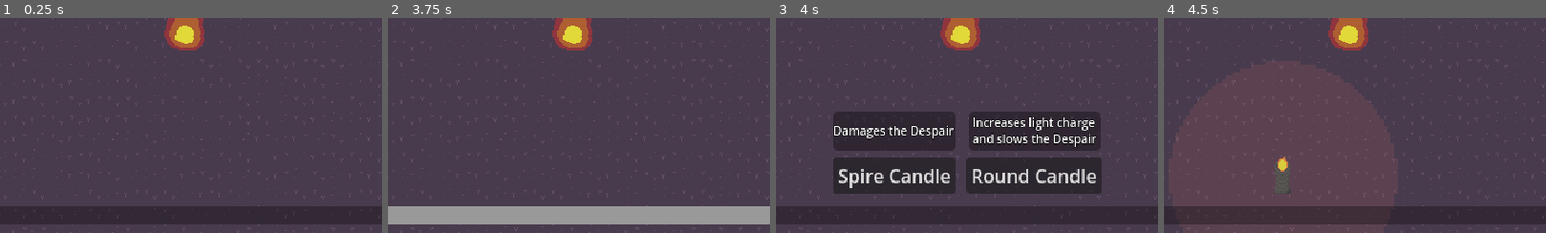
Above: before the commit, frames 1-4 (left to right).
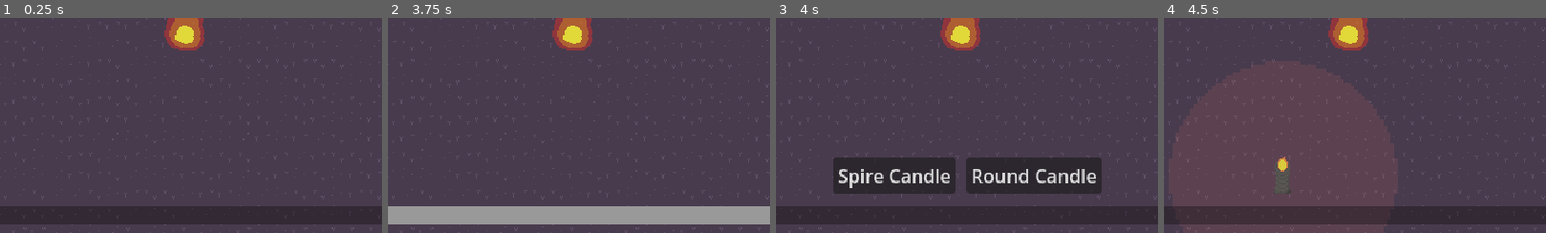
Above: after the commit, the same moments.

Repository: sushitoad/tower-defense-prototype
Game: Godot game, scene res://scenes/test_scene.tscn
Same seed, same stepped clock (60 frames per second), same inputs: the game is played once before the commit and once after it.
Inputs (mouse positions are % of the whole screen's width and height, from its top left):
- Up to frame 1 (0.25 s): no input
- Up to frame 2 (3.75 s): move the mouse to (72, 45) at 0.52 s; tap one key every 0.75 s from 0.6 s: S (CameraDown) A (CameraLeft) D (CameraRight) W (CameraUp); move the mouse to (30, 55) at 1.27 s; move the mouse to (60, 28) at 2.02 s; move the mouse to (45, 70) at 2.77 s; move the mouse to (80, 65) at 3.52 s; click (80, 65) at 3.6 s
- Up to frame 3 (4 s): no input
- Up to frame 4 (4.5 s): click "Spire Candle" at 4.25 s
The pictures show only the part of the screen within x 26-76%, y 50-100%; the shares and areas given below are measured in that part.

Frames 1-2 are identical in both runs. In frame 3, 12% of the frame differs, in the area x 15-85%, y 43-62%; in frame 4, nothing differs.
Error in both runs: Invalid access to property or key 'isBeingPlaced' on a base object of type 'Nil'. (res://scripts/tower_manager.gd:31)

Commit message:
finished tooltips

Diff:
--- a/scenes/build_ui.tscn
+++ b/scenes/build_ui.tscn
@@ -71,6 +71,7 @@
 text = "Spire Candle"
 
 [node name="BasicTowerTooltip" type="Label" parent="CanvasLayer/BasicTowerButton"]
+visible = false
 layout_mode = 0
 offset_top = -39.0
 offset_right = 105.0
@@ -97,6 +98,7 @@
 text = "Round Candle"
 
 [node name="ChargeTowerTooltip" type="Label" parent="CanvasLayer/ChargeTowerButton"]
+visible = false
 layout_mode = 0
 offset_left = 2.0
 offset_top = -39.0
@@ -171,9 +173,13 @@
 
 [connection signal="chargeAmountChanged" from="CanvasLayer/ChargeBar" to="." method="_on_charge_bar_charge_amount_changed"]
 [connection signal="chargeAmountChanged" from="CanvasLayer/ChargeBar" to="." method="ToggleTowerButtons"]
+[connection signal="mouse_entered" from="CanvasLayer/BasicTowerButton" to="." method="ShowHideBasicTowerTooltip"]
 [connection signal="mouse_entered" from="CanvasLayer/BasicTowerButton" to="." method="_on_button_mouse_entered"]
+[connection signal="mouse_exited" from="CanvasLayer/BasicTowerButton" to="." method="ShowHideBasicTowerTooltip"]
 [connection signal="mouse_exited" from="CanvasLayer/BasicTowerButton" to="." method="_on_button_mouse_exited"]
 [connection signal="pressed" from="CanvasLayer/BasicTowerButton" to="CanvasLayer/ChargeBar" method="_on_basic_tower_button_pressed"]
+[connection signal="mouse_entered" from="CanvasLayer/ChargeTowerButton" to="." method="ShowHideChargeTowerTooltip"]
 [connection signal="mouse_entered" from="CanvasLayer/ChargeTowerButton" to="." method="_on_button_mouse_entered"]
+[connection signal="mouse_exited" from="CanvasLayer/ChargeTowerButton" to="." method="ShowHideChargeTowerTooltip"]
 [connection signal="mouse_exited" from="CanvasLayer/ChargeTowerButton" to="." method="_on_button_mouse_exited"]
 [connection signal="pressed" from="CanvasLayer/ChargeTowerButton" to="CanvasLayer/ChargeBar" method="_on_charge_tower_button_pressed"]
--- a/scripts/build_ui.gd
+++ b/scripts/build_ui.gd
@@ -27,3 +27,9 @@
 			chargeIcons[iconIndex].visible = true
 		else:
 			chargeIcons[iconIndex].visible = false
+
+func ShowHideBasicTowerTooltip():
+	$CanvasLayer/BasicTowerButton/BasicTowerTooltip.visible = !$CanvasLayer/BasicTowerButton/BasicTowerTooltip.visible
+
+func ShowHideChargeTowerTooltip():
+	$CanvasLayer/ChargeTowerButton/ChargeTowerTooltip.visible = !$CanvasLayer/ChargeTowerButton/ChargeTowerTooltip.visible
